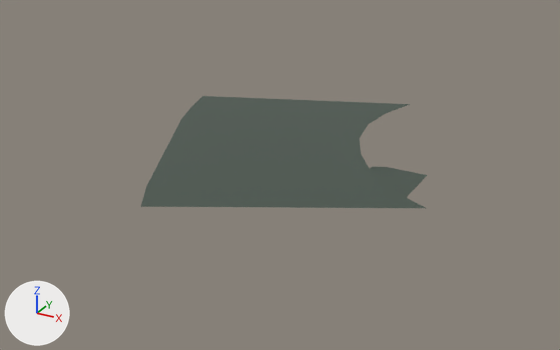
A saved change to the FBX model Assets/Environment/Unique/Scene_A/SM_Scene_A_WaterPlane03.fbx.
Camera for both pictures: a camera (50 mm lens) standing at (1705.0, -4914.0, 2075.0) and looking at (-1091.0, 169.0, -466.0). Lighting does not change. The marker at lower left points along +X, +Y and +Z. Where no turn or scale is listed for an object, it has been applied to the vertices.

The scene before the commit, as lines of its bpy script (objects in view):
```python
me_cube_082 = bpy.data.meshes.new('Cube.082')
me_cube_082.from_pydata(...)  # 22 vertices, 9 faces; spans x -1858.0..490.0, y -1705.0..854.0, z -77.0..72.0
me_cube_082.materials.append(mat_material_022)  # dark grey #46534a
# before: 2 (-1141.0, -1461.0, 72.0) at pixel (146, 186), 3 (-1778.0, -55.0, 72.0) at pixel (191, 106), 5 (-1538.0, -629.0, 72.0) at pixel (173, 134), 6 (-1407.0, -904.0, 72.0) at pixel (165, 149), 8 (-1274.0, -1182.0, 72.0) at pixel (156, 166)
# before: 11 (-1674.0, -345.0, 72.0) at pixel (181, 119), 13 (-994.0, -1705.0, 72.0) at pixel (140, 206), 14 (-262.0, 854.0, 72.0) at pixel (410, 104), 15 (-1858.0, 225.0, 72.0) at pixel (202, 95)
ob_sm_scene_a_waterplane03 = bpy.data.objects.new('SM_Scene_A_WaterPlane03', me_cube_082)
ob_sm_scene_a_waterplane03.location = (0.0, 0.0, 0.0)
```
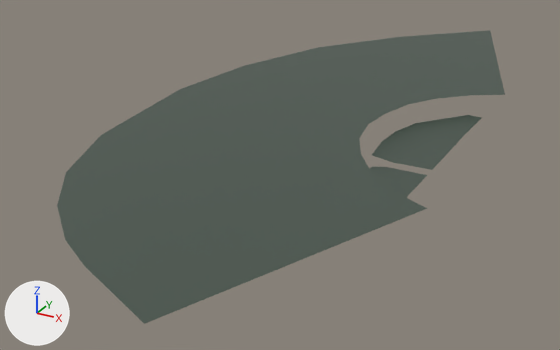
What changed in the scene script:
```text
Change me_cube_082:
    used by ob_sm_scene_a_waterplane03; location = (0.0, 0.0, 0.0)
    verts and faces of me_cube_082; kept vertices keep their numbers, new ones are numbered from 22
    remove me_cube_082.from_pydata(...)  # 22 vertices, 9 faces; spans x -1858.0..490.0, y -1705.0..854.0, z -77.0..72.0
    add me_cube_082.from_pydata(...)  # 43 vertices, 20 faces; spans x -2135.0..490.0, y -2650.0..3747.0, z -77.0..72.0
    me_cube_082 part 1: a new loose piece of 15 vertices spanning x -288.0..236.0, y -24.0..1253.0, z -77.0, in mat_material_022 (dark grey #46534a)
    me_cube_082 part 2
    add verts[2] = (-811.0, -2392.0, 72.0)  # moved, pixel (84, 266)
    add verts[3] = (-2135.0, 286.0, 72.0)  # moved, pixel (180, 89)
    add verts[5] = (-1733.0, -1536.0, 72.0)  # moved, pixel (66, 172)
    add verts[6] = (-1434.0, -1932.0, 72.0)  # moved, pixel (57, 205)
    add verts[8] = (-1098.0, -2226.0, 72.0)  # moved, pixel (65, 239)
    add verts[11] = (-1989.0, -899.0, 72.0)  # moved, pixel (101, 135)
    add verts[13] = (-232.0, -2650.0, 72.0)  # moved, pixel (144, 323)
    add verts[14] = (-275.0, 842.0, 72.0)  # moved, pixel (408, 104)
    add verts[15] = (-2036.0, 1186.0, 72.0)  # moved, pixel (244, 65)
    add verts[22] = (-127.0, 1097.0, 72.0)  # pixel (436, 98)
    add verts[23] = (-1728.0, 2145.0, 72.0)  # pixel (318, 47)
    add verts[24] = (100.0, 1321.0, 72.0)  # pixel (470, 95)
    add verts[25] = (-1161.0, 2973.0, 72.0)  # pixel (399, 36)
    add verts[26] = (346.0, 1478.0, 72.0)  # pixel (504, 94)
    add verts[27] = (-383.0, 3747.0, 72.0)  # pixel (490, 30)
    add faces += [(14, 22, 23, 15), (22, 24, 25, 23), (24, 26, 27, 25)]
```

What differs and where, as boxes (x1, y1, x2, y2) in the pictures (560 x 350 px):
'SM_Scene_A_WaterPlane03', reshaped (56% wider, 161% taller)
    before: (141, 96, 427, 208)
    after: (57, 30, 505, 324)
part 1 of me_cube_082, added
    after: (372, 115, 481, 170)
part 2 of me_cube_082, built on
    before: (141, 96, 426, 208)
    after: (57, 30, 505, 324)
